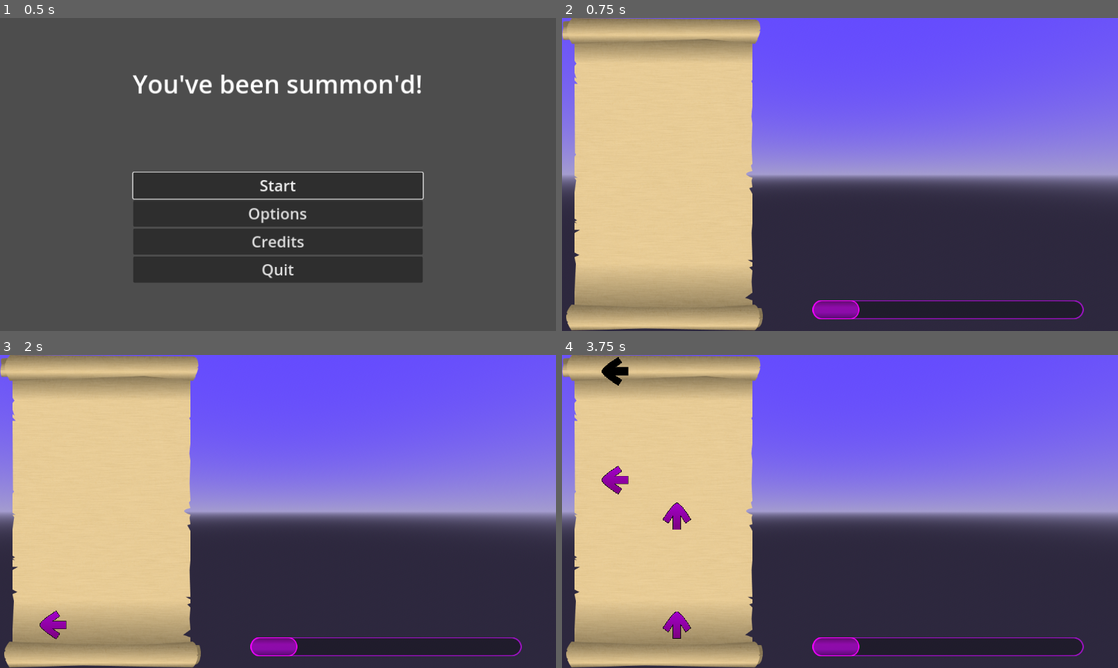
Above: before the commit, frames 1-4 (two rows, left to right).
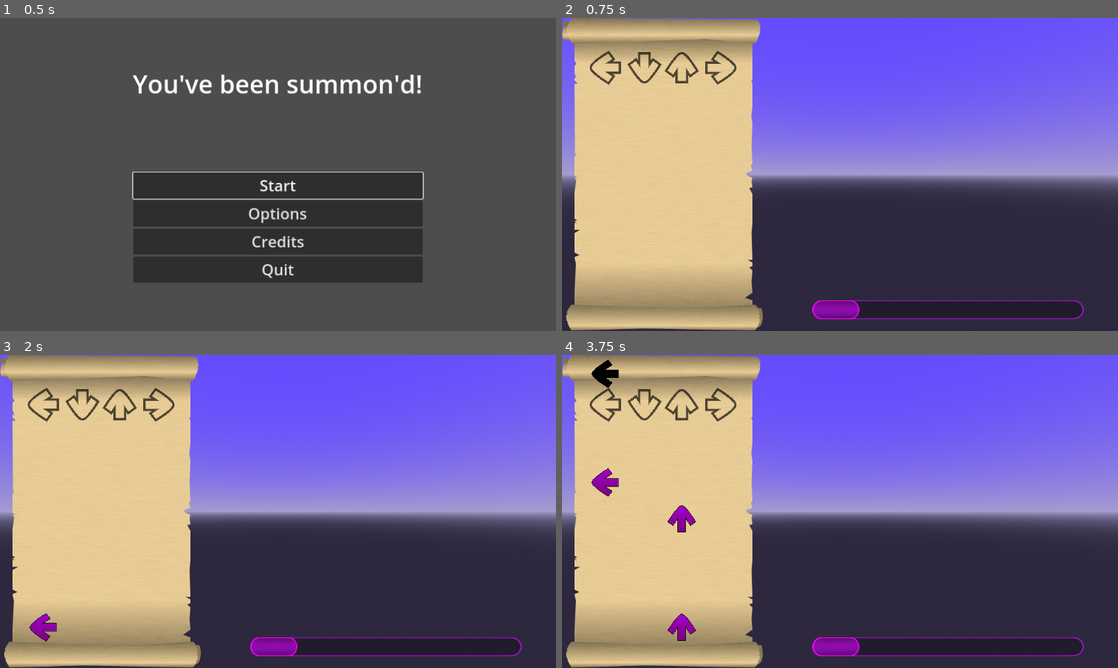
Above: after the commit, the same moments.

Repository: Yngwarr/ludum-dare-55
Game: Godot game, scene res://scenes/MainMenu.tscn
Same seed, same stepped clock (60 frames per second), same inputs: the game is played once before the commit and once after it. The engine's default icon, where the game draws it, is replaced by a stand-in: a white triangle on a blue panel in a dark square.
Inputs:
- Up to frame 1 (0.5 s): no input
- Up to frame 2 (0.75 s): click "Start" at 0.5 s
- Up to frame 3 (2 s): tap Enter at 1.25 s; hold Right (game_right) from 1.28 s (still down)
- Up to frame 4 (3.75 s): release Right (game_right) at 2.03 s; hold Down (game_down) 2.03-2.78 s; hold Right (game_right) 2.78-3.53 s; hold Up (game_up) from 3.53 s (still down)

Frame 1 is identical in both runs. In frame 2, 0.7% of the frame differs, in the area x 5-32%, y 10-22%; in frame 3, 1.0%; in frame 4, 1.8%, in the area x 5-32%, y 0-92%.

Commit message:
arrow destinations placement

Diff:
--- a/scenes/Game.tscn
+++ b/scenes/Game.tscn
@@ -11,6 +11,7 @@
 [ext_resource type="Script" path="res://src/UI/ShowPopupButton.gd" id="5_k0seo"]
 [ext_resource type="Texture2D" uid="uid://c33nqeyn31qg4" path="res://img/Scroll.png" id="5_wm4wy"]
 [ext_resource type="Script" path="res://src/UI/ChangeSceneButton.gd" id="6_2c0ui"]
+[ext_resource type="Texture2D" uid="uid://dlg6a0l2vchqr" path="res://img/Destination.png" id="6_bp2f6"]
 [ext_resource type="Texture2D" uid="uid://deebmfvogsx" path="res://img/progress_bg.png" id="7_y7vaw"]
 [ext_resource type="Texture2D" uid="uid://bafudxk212os7" path="res://img/progress_fill.png" id="8_6seoa"]
 [ext_resource type="Script" path="res://src/Pause.gd" id="8_cpxey"]
@@ -75,20 +76,57 @@
 theme_override_styles/panel = SubResource("StyleBoxTexture_ebkrb")
 metadata/_edit_lock_ = true
 
+[node name="Destinations" type="CanvasGroup" parent="HUD/Panel"]
+
+[node name="Left" type="TextureRect" parent="HUD/Panel/Destinations"]
+offset_left = 54.0
+offset_top = 70.0
+offset_right = 126.0
+offset_bottom = 135.0
+rotation = -1.5708
+pivot_offset = Vector2(36, 33)
+texture = ExtResource("6_bp2f6")
+
+[node name="Down" type="TextureRect" parent="HUD/Panel/Destinations"]
+offset_left = 135.0
+offset_top = 70.0
+offset_right = 207.0
+offset_bottom = 135.0
+rotation = 3.14159
+pivot_offset = Vector2(36, 33)
+texture = ExtResource("6_bp2f6")
+
+[node name="Up" type="TextureRect" parent="HUD/Panel/Destinations"]
+offset_left = 212.0
+offset_top = 70.0
+offset_right = 284.0
+offset_bottom = 135.0
+pivot_offset = Vector2(36, 33)
+texture = ExtResource("6_bp2f6")
+
+[node name="Right" type="TextureRect" parent="HUD/Panel/Destinations"]
+offset_left = 293.0
+offset_top = 70.0
+offset_right = 365.0
+offset_bottom = 135.0
+rotation = 1.5708
+pivot_offset = Vector2(36, 33)
+texture = ExtResource("6_bp2f6")
+
 [node name="PromptCatcher" parent="HUD/Panel" instance=ExtResource("2_vuer4")]
-position = Vector2(209, 86)
+position = Vector2(209, 90)
 
 [node name="Spawn" type="Marker2D" parent="HUD/Panel"]
-position = Vector2(110, 594)
+position = Vector2(90, 594)
 
 [node name="Spawn2" type="Marker2D" parent="HUD/Panel"]
-position = Vector2(174, 594)
+position = Vector2(167, 594)
 
 [node name="Spawn3" type="Marker2D" parent="HUD/Panel"]
-position = Vector2(238, 594)
+position = Vector2(248, 594)
 
 [node name="Spawn4" type="Marker2D" parent="HUD/Panel"]
-position = Vector2(302, 594)
+position = Vector2(329, 594)
 
 [node name="ProgressBG" type="NinePatchRect" parent="HUD"]
 offset_left = 519.0
Binary file changed: img/Left.png
Binary file changed: img/Right.png
Not shown: 1 places in scenes/Game.tscn that only renumber resources
